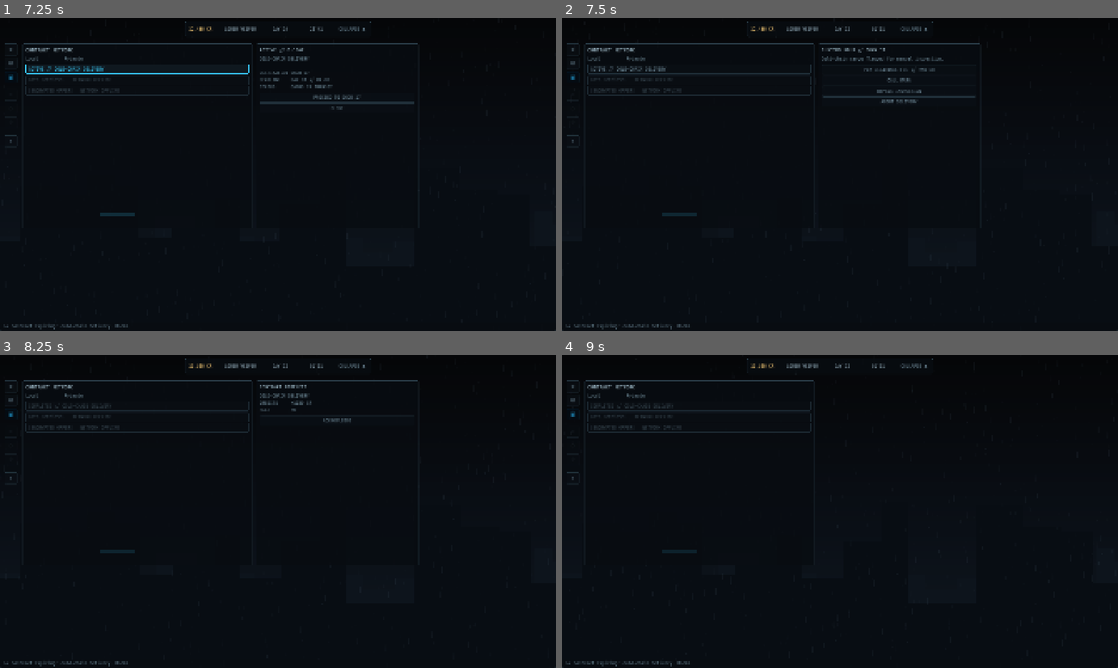
Above: before the commit, frames 1-4 (two rows, left to right).
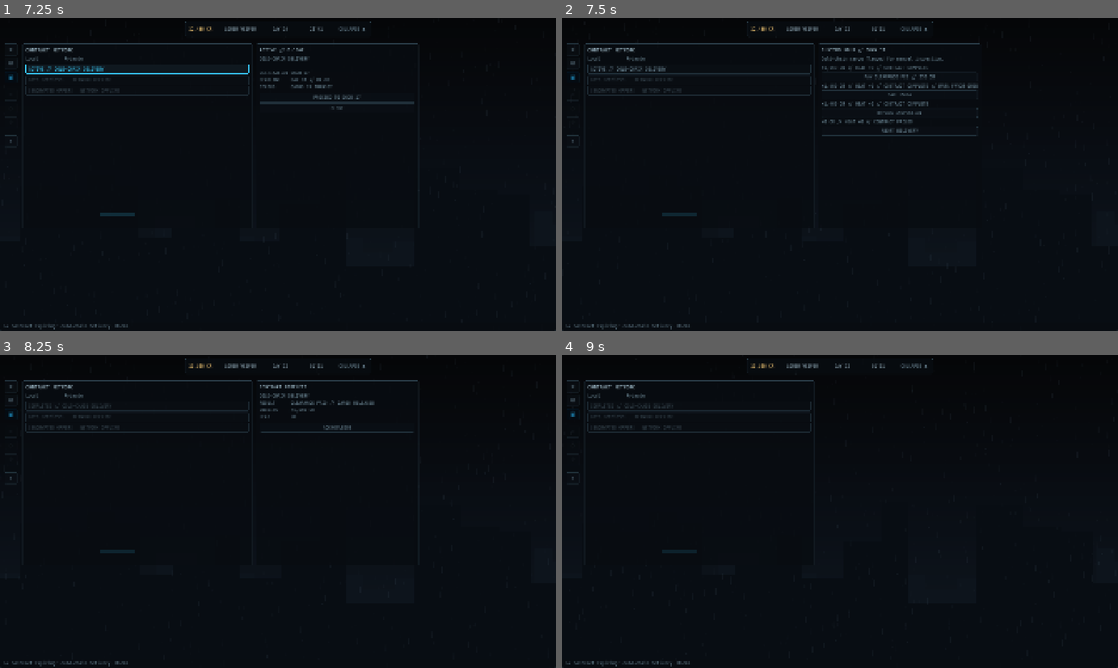
Above: after the commit, the same moments.

Repository: merlinbr/operator
Game: Godot game, scene res://scenes/main/main.tscn
Same seed, same stepped clock (60 frames per second), same inputs: the game is played once before the commit and once after it.
Inputs:
- Up to frame 1 (7.25 s): click "COLLAPSE ▲" at 0.5 s; click "EXPAND ▼" at 1.25 s; click "◈" at 2 s; click "✉" at 2.75 s; click "▣" at 3.5 s; click "!" at 4.25 s; click "COLD-CHAIN DELIVERY 1,400 CR" at 5 s; click "ACCEPT" at 5.75 s; click "ACTIVE // COLD-CHAIN DELIVERY" at 6.5 s
- Up to frame 2 (7.5 s): click "PROCEED TO DOCK 17" at 7.25 s
- Up to frame 3 (8.25 s): click "PAY CLEARANCE FEE // 250 CR" at 8 s
- Up to frame 4 (9 s): click "ACKNOWLEDGE" at 8.75 s

Frame 1 is identical in both runs. In frame 2, 1.3% of the frame differs, in the area x 46-75%, y 15-38%; in frame 3, 0.4%; in frame 4, nothing differs.

Commit message:
feat: show contract consequences

Diff:
--- a/data/contracts/contract_catalog.gd
+++ b/data/contracts/contract_catalog.gd
@@ -25,19 +25,27 @@
 					{
 						"id": &"pay_fee", "label": "PAY CLEARANCE FEE // 250 CR",
 						"credit_delta": 1150, "heat_delta": 0, "terminal_status": &"completed",
+						"preview": "+1,150 CR // HEAT +0 // CONTRACT COMPLETE",
+						"result": "CLEARANCE PAID // CARGO RELEASED",
 					},
 					{
 						"id": &"call_mara", "label": "CALL MARA",
 						"credit_delta": 1400, "heat_delta": 0, "terminal_status": &"completed",
 						"sets_mara_favor_owed": true,
+						"preview": "+1,400 CR // HEAT +0 // CONTRACT COMPLETE // MARA FAVOR OWED",
+						"result": "MARA CALLED // FAVOR OWED",
 					},
 					{
 						"id": &"bypass", "label": "BYPASS INSPECTION",
 						"credit_delta": 1400, "heat_delta": 2, "terminal_status": &"completed",
+						"preview": "+1,400 CR // HEAT +2 // CONTRACT COMPLETE",
+						"result": "INSPECTION BYPASSED // CAMERAS ALERTED",
 					},
 					{
 						"id": &"abort", "label": "ABORT DELIVERY",
 						"credit_delta": 0, "heat_delta": 0, "terminal_status": &"failed",
+						"preview": "+0 CR // HEAT +0 // CONTRACT FAILED",
+						"result": "DELIVERY ABORTED // CARGO LOST",
 					},
 				],
 			},
--- a/scenes/modules/contracts/contract_detail.gd
+++ b/scenes/modules/contracts/contract_detail.gd
@@ -44,6 +44,12 @@
 	for child in _actions.get_children():
 		_actions.remove_child(child)
 		child.queue_free()
+
+func _add_preview(text: String) -> void:
+	var label := Label.new()
+	label.text = text
+	label.add_theme_color_override("font_color", COLOR_DIM)
+	_actions.add_child(label)
 func _add_action(text: String, callback: Callable) -> void:
 	var button := Button.new()
 	button.text = text
@@ -109,6 +115,7 @@
 	_body.text = c.complication.body
 	for choice: Dictionary in c.complication.choices:
 		var choice_id: StringName = choice.id
+		_add_preview(choice.preview)
 		_add_action(choice.label, _emit_resolution.bind(choice_id))
 
 func _emit_resolution(choice_id: StringName) -> void:
@@ -120,7 +127,12 @@
 	_title.text = "CONTRACT COMPLETE" if c.status == &"completed" else "CONTRACT FAILED"
 	_body.text = "\n".join([
 		c.title,
-		"CREDITS     %+d CR" % choice.credit_delta,
+		"RESULT      " + choice.result,
+		"CREDITS     " + _credit_delta_text(choice.credit_delta) + " CR",
 		"HEAT        %+d" % choice.heat_delta,
 	])
 	_add_action("ACKNOWLEDGE", func() -> void: acknowledge_requested.emit())
+
+func _credit_delta_text(delta: int) -> String:
+	var sign := "+" if delta >= 0 else "-"
+	return sign + GameStateScript.format_credits(absi(delta))
--- a/tests/test_contract_catalog.gd
+++ b/tests/test_contract_catalog.gd
@@ -15,6 +15,11 @@
 	check(delivery.is_playable and delivery.status == &"available" and delivery.phase == &"offer",
 		"delivery starts playable and available")
 	check(delivery.complication.choices.size() == 4, "delivery has four deterministic Customs choices")
+	for choice: Dictionary in delivery.complication.choices:
+		check(choice.has("preview") and not choice.preview.is_empty(),
+			"each Customs choice has an authored consequence preview")
+		check(choice.has("result") and not choice.result.is_empty(),
+			"each Customs choice has an authored operational result")
 
 	check(not contracts[1].is_playable and not contracts[2].is_playable,
 		"other catalog offers start unavailable")
--- a/tests/test_contracts.gd
+++ b/tests/test_contracts.gd
@@ -105,9 +105,11 @@
 	customs.status = &"active"
 	customs.phase = &"customs_hold"
 	detail.setup(gs, customs)
+	var customs_text := _text(detail)
 	for choice: Dictionary in customs.complication.choices:
 		var choice_button := _button(detail, choice.label)
 		check(choice_button != null, "customs shows " + choice.label)
+		check(customs_text.contains(choice.preview), "customs previews " + choice.id)
 		choice_button.pressed.emit()
 		check(resolution_contract[0] == &"cold_chain_delivery" and resolution_choice[0] == choice.id,
 			"customs emits the selected choice ID")
@@ -119,7 +121,12 @@
 	completed.phase = &"resolved"
 	completed.resolution_id = &"pay_fee"
 	detail.setup(gs, completed)
-	check(_text(detail).contains("CONTRACT COMPLETE"), "completed shows terminal status")
+	var completed_text := _text(detail)
+	check(completed_text.contains("CONTRACT COMPLETE"), "completed shows terminal status")
+	check(completed_text.contains(completed.complication.choices[0].result),
+		"completed shows the authored operational result")
+	check(completed_text.contains("CREDITS     +1,150 CR"),
+		"completed formats the credit delta")
 	check(_button(detail, "ACKNOWLEDGE") != null, "completed shows ACKNOWLEDGE")
 	_button(detail, "ACKNOWLEDGE").pressed.emit()
 	check(acknowledge_count[0] == 1, "completed ACKNOWLEDGE emits its intent")
@@ -129,7 +136,12 @@
 	failed.phase = &"resolved"
 	failed.resolution_id = &"abort"
 	detail.setup(gs, failed)
-	check(_text(detail).contains("CONTRACT FAILED"), "failed shows terminal status")
+	var failed_text := _text(detail)
+	check(failed_text.contains("CONTRACT FAILED"), "failed shows terminal status")
+	check(failed_text.contains(failed.complication.choices[3].result),
+		"failed shows the authored operational result")
+	check(failed_text.contains("CREDITS     +0 CR"),
+		"failed formats a zero credit delta")
 	check(_button(detail, "ACKNOWLEDGE") != null, "failed shows ACKNOWLEDGE")
 	check(detail.find_children("*", "Button", true, false).size() == 1,
 		"resolved action cleanup leaves only ACKNOWLEDGE")
